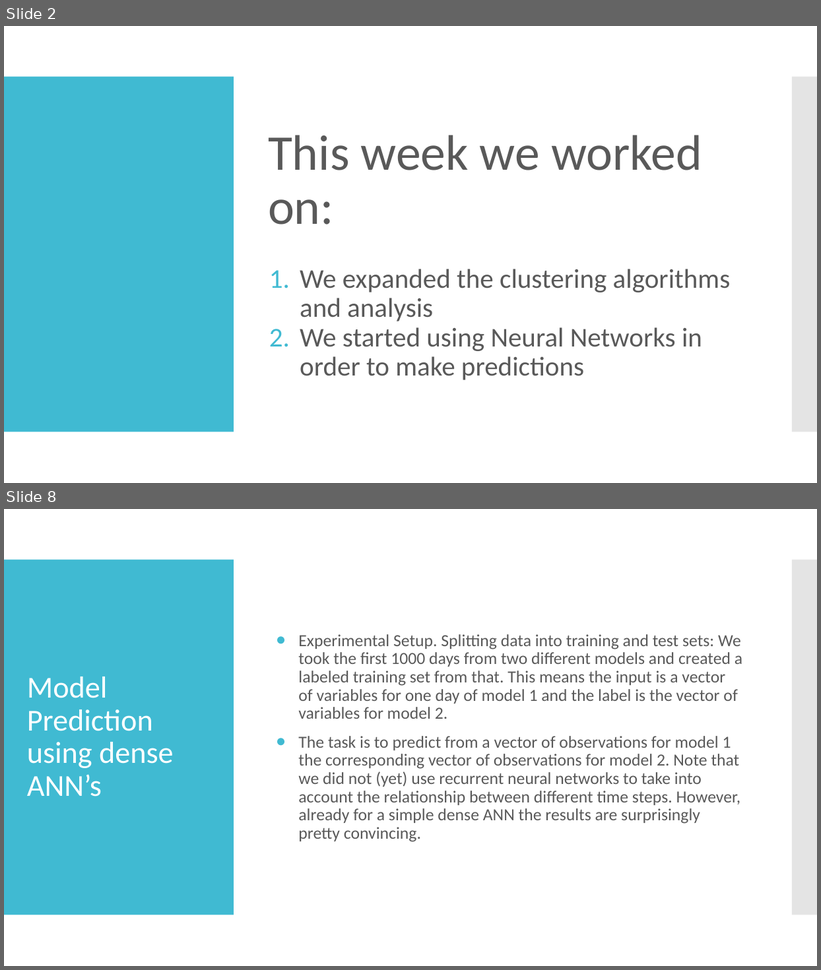
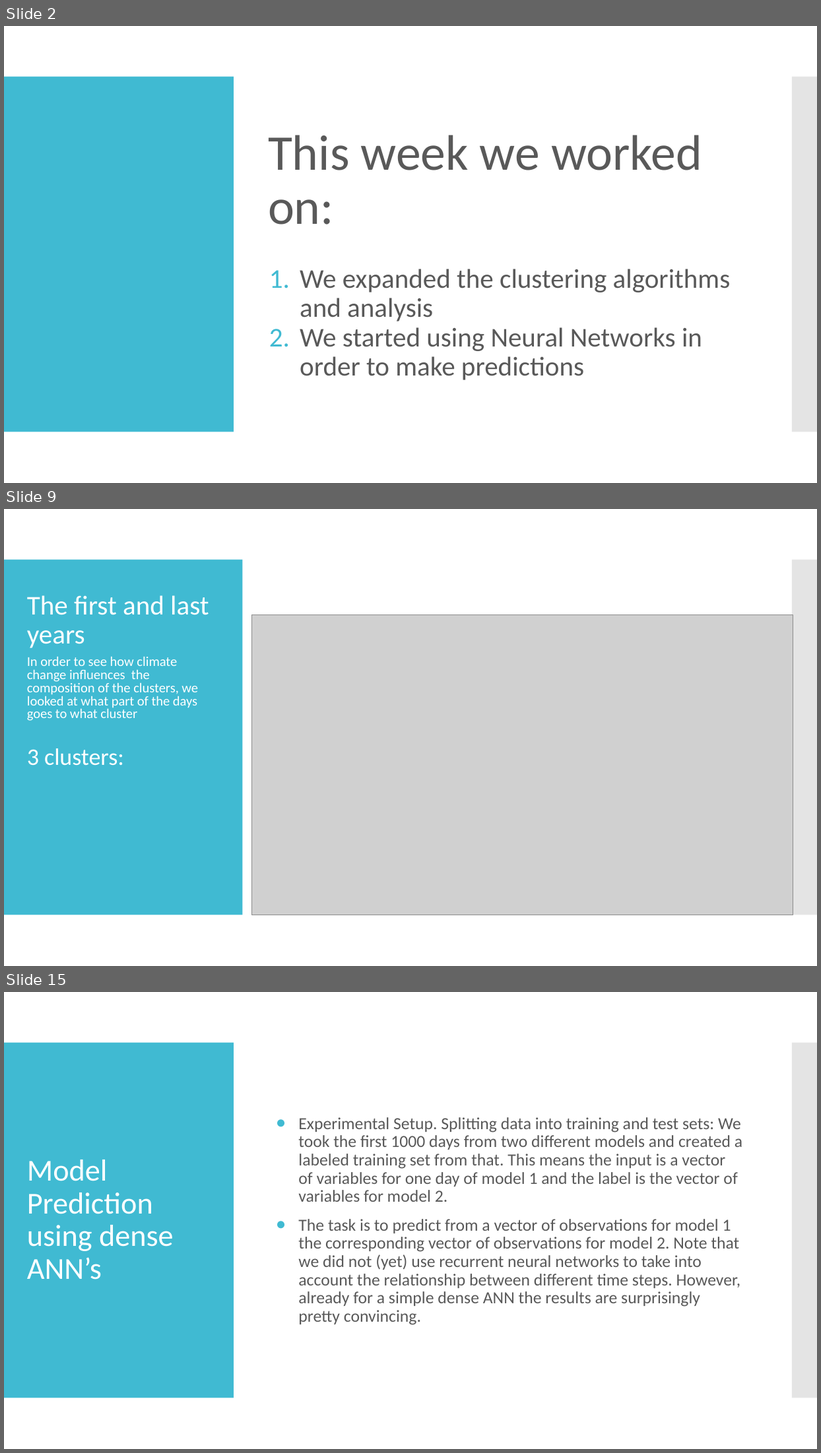
Before and after one commit to Deltares-Climate-Change/Deltares-Climate-Change, a slide deck: Presentations/Climate Change project update week 3 copy simon.pptx. Shown one above the other, each under a label of ours: slides 2 and 8 before the commit, slides 2, 9 and 15 after it; the slides between them are not shown. The pictures are 821x970 and 821x1453 pixels, drawn with LibreOffice and Linux fonts; fonts in the diff are those of the drawing; grey boxes stand for pictures. Boxes give left, top, right and bottom in pixels: in the first picture for what was removed or moved away, otherwise in the second. Text is boxed around its words. In the diff, an @@ line names an element or a change of style, - is before the commit and + after.

```diff
--- a/Presentations/Climate Change project update week 3 copy simon.pptx
+++ b/Presentations/Climate Change project update week 3 copy simon.pptx
@@ slide 9 added at <box>4,509,817,966</box>, background #FFFFFF; not listed: 2 template elements that a slide beside it also shows @@
@@ rectangle added at <box>4,509,817,966</box>, fill #FFFFFF @@
@@ rectangle added at <box>4,560,242,916</box>, fill #40BAD2 @@
@@ rectangle added at <box>792,560,817,916</box>, fill #C8C8C8 at 49% opacity @@
@@ title added at <box>27,595,209,648</box>, 32 pt, text #FFFFFF @@
+The first and last years
@@ picture added at <box>252,615,793,916</box> @@
@@ text added at <box>27,656,198,766</box>, 16 pt, text #FFFFFF @@
+In order to see how climate change influences the composition of the clusters, we looked at what part of the days goes to what cluster
+3 clusters:
@@ what was slide 8 is now slide 15 @@
```
Also in this commit, not shown: 6 slides changed, 6 other slides added, 8 other files.
